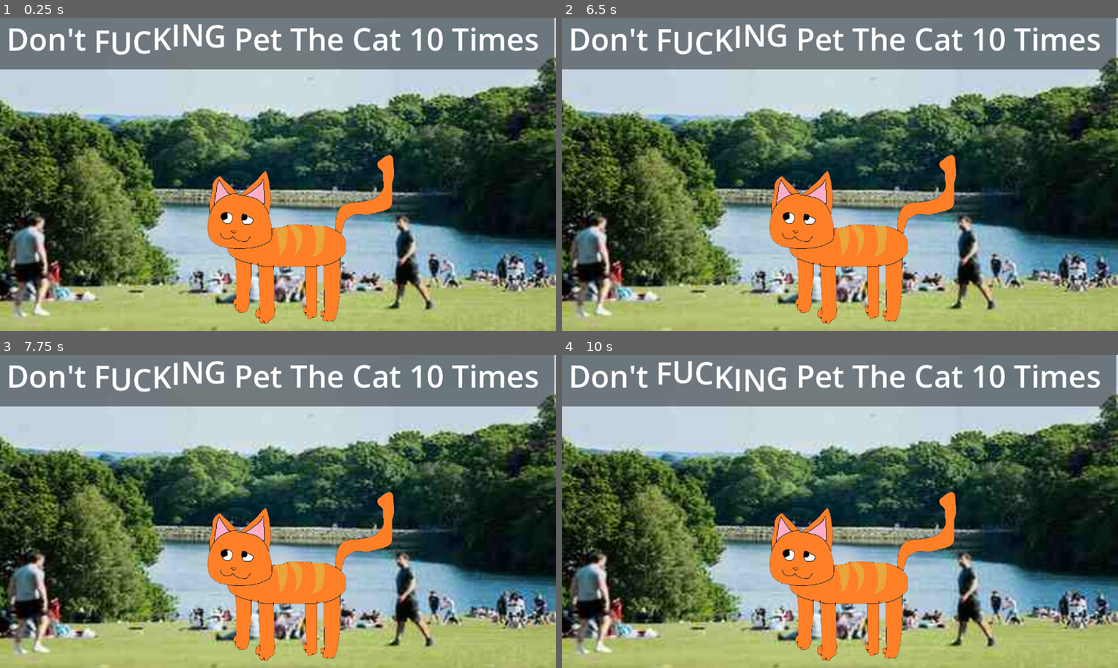
Above: before the commit, frames 1-4 (two rows, left to right).
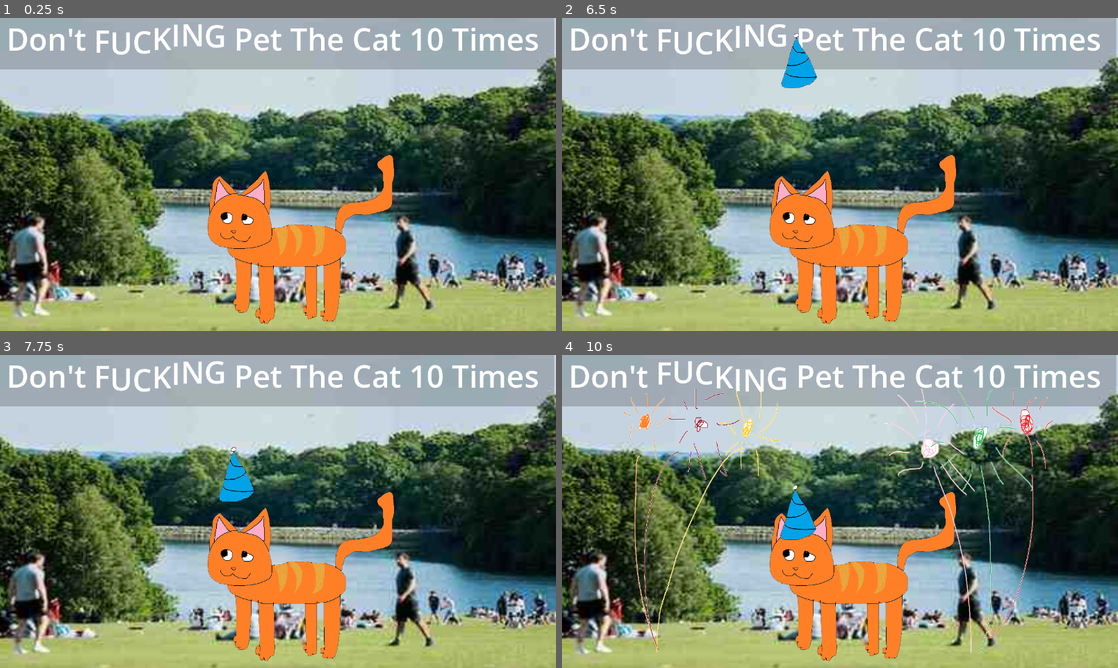
Above: after the commit, the same moments.

Repository: RainingChip/Dont-pet-the-cat
Game: Godot game, scene res://main.tscn
Two runs of this game, one before a commit and one after it. Both use one fixed random seed, a clock stepped at 60 frames per second and the inputs below.
Inputs:
- Up to frame 1 (0.25 s): no input
- Up to frame 2 (6.5 s): no input
- Up to frame 3 (7.75 s): no input
- Up to frame 4 (10 s): no input

The runs differ from the first frame. In frame 1, 14% of the frame differs, in the area x 0-100%, y 0-54%; in frame 2, 15%; in frame 3, 15%; in frame 4, 17%, in the area x 0-100%, y 0-96%.

Commit message:
Version 2
Added second and third ending

Diff:
--- a/main.gd
+++ b/main.gd
@@ -1,15 +1,15 @@
 extends Node2D
 
 var pet_count = 0
+var happy_birthday = false
+const cat_petted = preload("res://Images and Sounds/cat_petted.png")
 
 
 func _on_button_pressed() -> void:
-
 	pet_count += 1
 	$Cat.frame = 1
-	print(pet_count)
 
-	if pet_count > 9:
+	if pet_count > 9 or happy_birthday:
 		explode()
 
 	if pet_count < 10:
@@ -17,13 +17,27 @@
 	await get_tree().create_timer(0.5).timeout
 	$Cat.frame = 0
 
-
-
+# ending 1 petted cat
 func explode():
 	$Cat/Button.hide()
 	$Sounds/CatScream.play()
-	$Sounds/Music.stop()
+	$Sounds/Music1.stop()
 	$Explode.show()
 	$"Sounds/ExplodeSound".play()
+	$AnimationPlayer/Hat.hide()
+	$AnimationPlayer/Fireworks.hide()
 	await get_tree().create_timer(0.4).timeout
 	get_tree().quit()
+
+# ending 2 and 3 happy cat
+func _on_nd_ending_timeout() -> void:
+	$Sounds/Music1.stop()
+	$Cat/Button.hide()
+	$AnimationPlayer.play("RESET")
+	await get_tree().create_timer(5).timeout
+	$Sounds/Meow.play()
+	$Cat.frame = 1
+	$Sounds/Music2.play()
+	$Title.text = "Happy Birthday James!"
+	happy_birthday = true
+	$Cat/Button.show()
--- a/main.tscn
+++ b/main.tscn
@@ -7,11 +7,13 @@
 [ext_resource type="AudioStream" uid="uid://bphsbwmjh8roe" path="res://Images and Sounds/Fuck.mp3" id="4_1bvp3"]
 [ext_resource type="Texture2D" uid="uid://dfplagqnvxq5g" path="res://Images and Sounds/cat_petted.png" id="4_5vw27"]
 [ext_resource type="AudioStream" uid="uid://db7nj8oq6y1mi" path="res://Images and Sounds/cat meow.mp3" id="5_lquwl"]
-[ext_resource type="AudioStream" uid="uid://b0i32qrasy60" path="res://Images and Sounds/dont pet cat song.wav" id="6_5vw27"]
+[ext_resource type="AudioStream" uid="uid://d1a0sg3phnk3a" path="res://Images and Sounds/dont pet cat song.ogg" id="6_kek77"]
 [ext_resource type="AudioStream" uid="uid://cp2b8ju5tuva" path="res://Images and Sounds/cat screech 2.mp3" id="8_kek77"]
+[ext_resource type="Texture2D" uid="uid://b3327uy5rlkfe" path="res://Images and Sounds/hat.png" id="10_4c57u"]
+[ext_resource type="Texture2D" uid="uid://clnj2ybtnbpne" path="res://Images and Sounds/fireworks.png" id="11_efxa6"]
 
 [sub_resource type="StyleBoxFlat" id="StyleBoxFlat_272bh"]
-bg_color = Color(0, 0, 0, 0.44313726)
+bg_color = Color(0, 0, 0, 0.19607843)
 
 [sub_resource type="SpriteFrames" id="SpriteFrames_kek77"]
 animations = [{
@@ -26,6 +28,55 @@
 "name": &"default",
 "speed": 5.0
 }]
+
+[sub_resource type="Animation" id="Animation_dg77c"]
+length = 10.0
+tracks/0/type = "value"
+tracks/0/imported = false
+tracks/0/enabled = true
+tracks/0/path = NodePath("AnimationPlayer/Hat:position")
+tracks/0/interp = 1
+tracks/0/loop_wrap = true
+tracks/0/keys = {
+"times": PackedFloat32Array(0, 5),
+"transitions": PackedFloat32Array(1, 1),
+"update": 0,
+"values": [Vector2(547, -102.00003), Vector2(543, 370)]
+}
+tracks/1/type = "value"
+tracks/1/imported = false
+tracks/1/enabled = true
+tracks/1/path = NodePath("AnimationPlayer/Fireworks:scale")
+tracks/1/interp = 1
+tracks/1/loop_wrap = true
+tracks/1/keys = {
+"times": PackedFloat32Array(5.59, 7.97),
+"transitions": PackedFloat32Array(1, 1),
+"update": 0,
+"values": [Vector2(-0.007, -0.009), Vector2(0.49308735, 0.65333325)]
+}
+
+[sub_resource type="Animation" id="Animation_efxa6"]
+resource_name = "hat_fall"
+length = 10.0
+tracks/0/type = "value"
+tracks/0/imported = false
+tracks/0/enabled = true
+tracks/0/path = NodePath("AnimationPlayer/Hat:position")
+tracks/0/interp = 1
+tracks/0/loop_wrap = true
+tracks/0/keys = {
+"times": PackedFloat32Array(0, 5),
+"transitions": PackedFloat32Array(1, 1),
+"update": 0,
+"values": [Vector2(547, -102.00003), Vector2(541, 373)]
+}
+
+[sub_resource type="AnimationLibrary" id="AnimationLibrary_ycdy4"]
+_data = {
+&"RESET": SubResource("Animation_dg77c"),
+&"hat_fall": SubResource("Animation_efxa6")
+}
 
 [node name="Main" type="Node2D"]
 script = ExtResource("1_0xm2m")
@@ -73,12 +124,20 @@
 scale = Vector2(1.175, 1.1916667)
 texture = ExtResource("3_h2yge")
 
+[node name="2ndEnding" type="Timer" parent="."]
+unique_name_in_owner = true
+wait_time = 5.0
+one_shot = true
+autostart = true
+
 [node name="Sounds" type="Node" parent="."]
 
-[node name="Music" type="AudioStreamPlayer2D" parent="Sounds"]
-stream = ExtResource("6_5vw27")
+[node name="Music1" type="AudioStreamPlayer2D" parent="Sounds"]
+stream = ExtResource("6_kek77")
 volume_db = -15.146
 autoplay = true
+
+[node name="Music2" type="AudioStreamPlayer2D" parent="Sounds"]
 
 [node name="ExplodeSound" type="AudioStreamPlayer2D" parent="Sounds"]
 stream = ExtResource("4_1bvp3")
@@ -92,4 +151,21 @@
 stream = ExtResource("5_lquwl")
 max_polyphony = 15
 
+[node name="AnimationPlayer" type="AnimationPlayer" parent="."]
+libraries = {
+&"": SubResource("AnimationLibrary_ycdy4")
+}
+speed_scale = 1.5
+
+[node name="Hat" type="Sprite2D" parent="AnimationPlayer"]
+position = Vector2(547, -102.00003)
+scale = Vector2(0.5, 0.578)
+texture = ExtResource("10_4c57u")
+
+[node name="Fireworks" type="Sprite2D" parent="AnimationPlayer"]
+position = Vector2(639.5625, 380.99997)
+scale = Vector2(-0.007, -0.009)
+texture = ExtResource("11_efxa6")
+
 [connection signal="pressed" from="Cat/Button" to="." method="_on_button_pressed"]
+[connection signal="timeout" from="2ndEnding" to="." method="_on_nd_ending_timeout"]
Not shown, added: Images and Sounds/dont pet cat song.ogg.import
Not shown, removed: Images and Sounds/dont pet cat song.wav.import
Binary file added: Images and Sounds/fireworks.png
Not shown, added: Images and Sounds/fireworks.png.import
Binary file added: Images and Sounds/hat.png
Not shown, added: Images and Sounds/hat.png.import
Not shown, added: export_presets.cfg
Not shown: 1 places in main.tscn that only renumber resources
Not shown, added: Images and Sounds/dont pet cat song.ogg
Not shown, removed: Images and Sounds/dont pet cat song.wav
